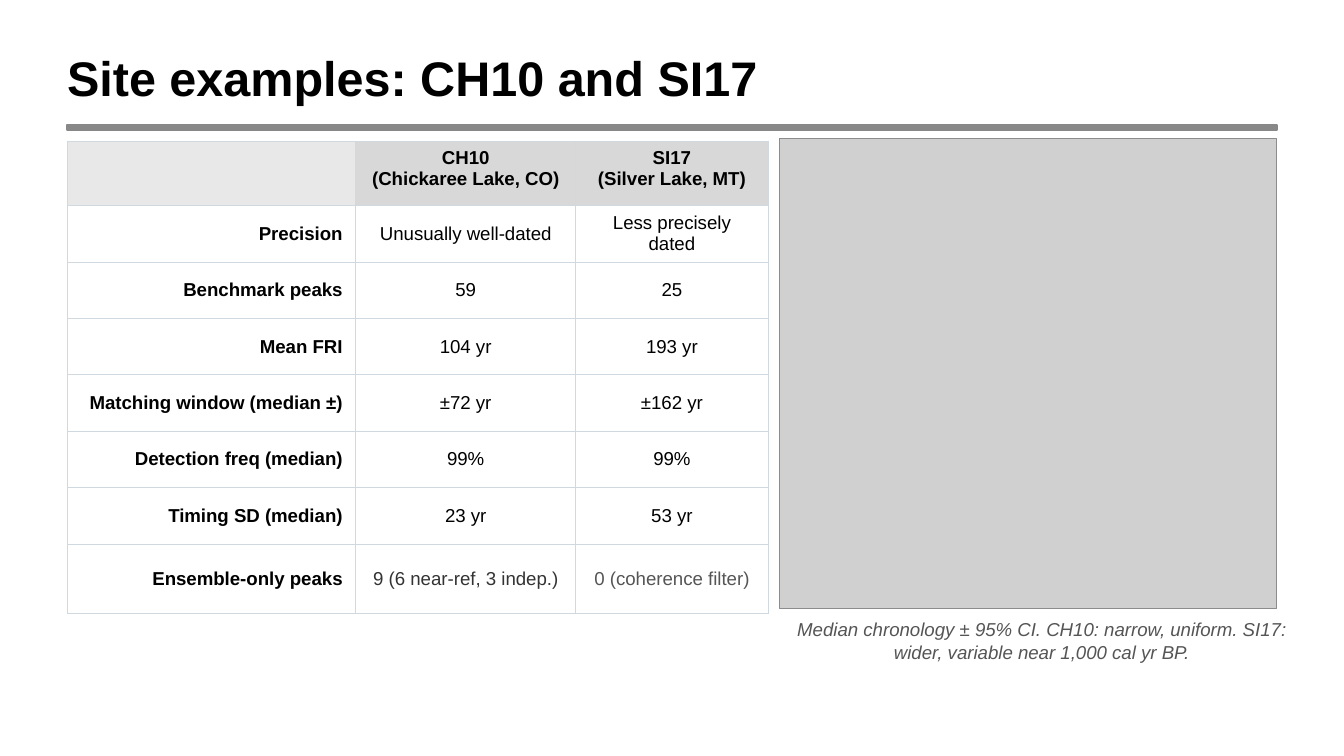
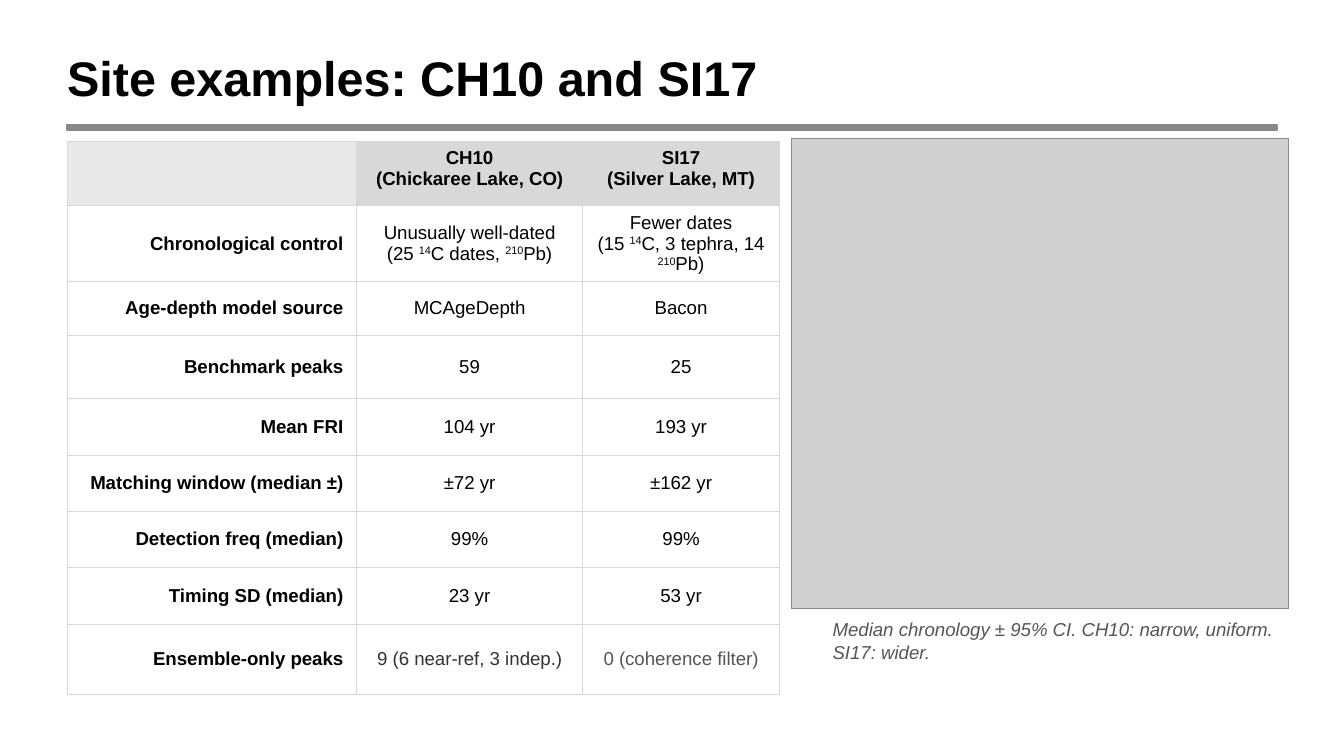
Before and after one commit to phiguera/CharAnalysis, a slide deck: slide 8 of UPDATE_CharAnalysis_20260624.pptx. Drawn at 1344x756 pixels with LibreOffice and Linux fonts; fonts in the diff are those of the drawing; grey boxes stand for pictures. Boxes give left, top, right and bottom in pixels: in the first picture for what was removed or moved away, otherwise in the second. Text is boxed around its words. In the diff, an @@ line names an element or a change of style, - is before the commit and + after.

```diff
--- a/UPDATE_CharAnalysis_20260624.pptx
+++ b/UPDATE_CharAnalysis_20260624.pptx
@@ table at box(67, 141, 780, 699) @@
-row 2: Precision | Unusually well-dated | Less precisely dated
+row 2: Chronological control | Unusually well-dated / (25 14C dates, 210Pb) | Fewer dates / (15 14C, 3 tephra, 14 210Pb)
+row 3: Age-depth model source | MCAgeDepth | Bacon
@@ table: place and size @@
-table at box(67, 141, 769, 616)
+table at box(67, 141, 780, 699)
@@ picture: place and size @@
-picture at box(780, 138, 1277, 609)
+picture at box(792, 138, 1289, 609)
@@ text at box(833, 622, 1273, 659): text changed @@
-Median chronology ± 95% CI. CH10: narrow, uniform. SI17: wider, variable near 1,000 cal yr BP.
+Median chronology ± 95% CI. CH10: narrow, uniform. SI17: wider.
```
Also in this commit, not shown: 3 other slides changed, 1 other file.
